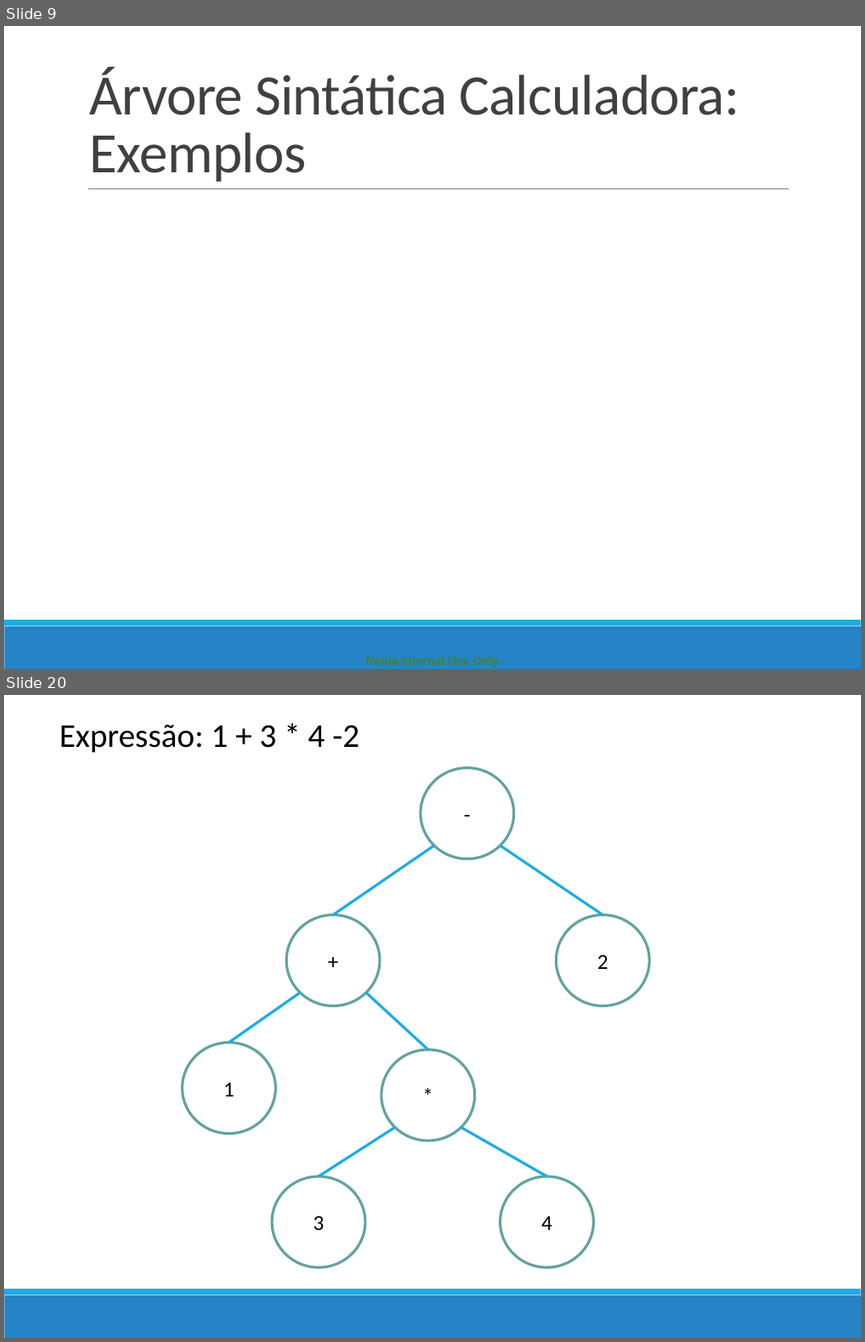
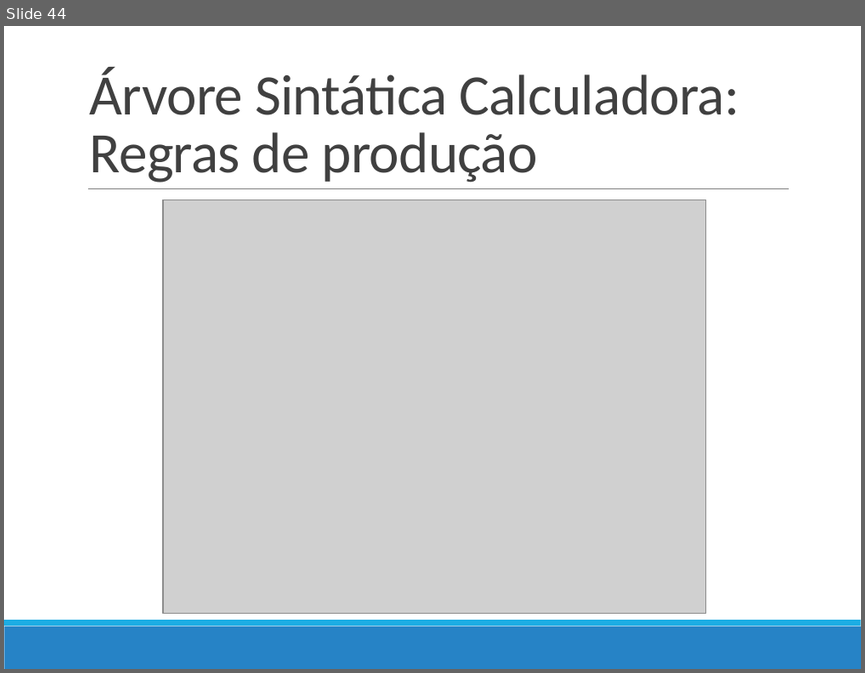
Before and after one commit to darlissonmar/compz-equipe-05-2013-1, a slide deck: trabalho-04/Apresentacao/Apresentacao_Compiladores.pptx. Shown one above the other, each under a label of ours: slides 9 and 20 before the commit, slide 44 after it; the slides between them are not shown. The pictures are 865x1342 and 865x673 pixels, drawn with LibreOffice and Linux fonts; fonts in the diff are those of the drawing; grey boxes stand for pictures. Boxes give left, top, right and bottom in pixels: in the first picture for what was removed or moved away, otherwise in the second. Text is boxed around its words. In the diff, an @@ line names an element or a change of style, - is before the commit and + after.

```diff
--- a/trabalho-04/Apresentacao/Apresentacao_Compiladores.pptx
+++ b/trabalho-04/Apresentacao/Apresentacao_Compiladores.pptx
@@ slide 20 removed at (4,695,861,1338), background #FFFFFF; not listed: 2 template elements that a slide beside it also shows @@
@@ text removed at (59,725,359,753) @@
-Expressão: 1 + 3 * 4 -2
@@ ellipse removed at (420,768,514,859) @@
--
@@ line removed from (434, 845) to (333, 914) @@
@@ line removed from (500, 845) to (603, 914) @@
@@ ellipse removed at (287,914,381,1005) @@
-+
@@ ellipse removed at (556,914,649,1005) @@
-2
@@ line removed from (300, 993) to (228, 1042) @@
@@ line removed from (366, 993) to (428, 1049) @@
@@ ellipse removed at (182,1042,276,1133) @@
-1
@@ ellipse removed at (381,1049,474,1140) @@
-*
@@ line removed from (395, 1127) to (318, 1176) @@
@@ line removed from (460, 1127) to (546, 1176) @@
@@ ellipse removed at (273,1176,365,1267) @@
-3
@@ ellipse removed at (500,1176,594,1267) @@
-4
@@ what was slide 9 is now slide 44 @@
@@ slide 44 changed as well @@
@@ title at (90,67,739,182): text changed @@
-Árvore Sintática Calculadora: Exemplos
+Árvore Sintática Calculadora: Regras de produção
@@ picture added at (163,200,707,612) @@
@@ text removed at (366,656,499,667) @@
-Nokia Internal Use Only
```
Also in this commit, not shown: 36 other slides changed, 118 slides added, 5 other slides removed.
